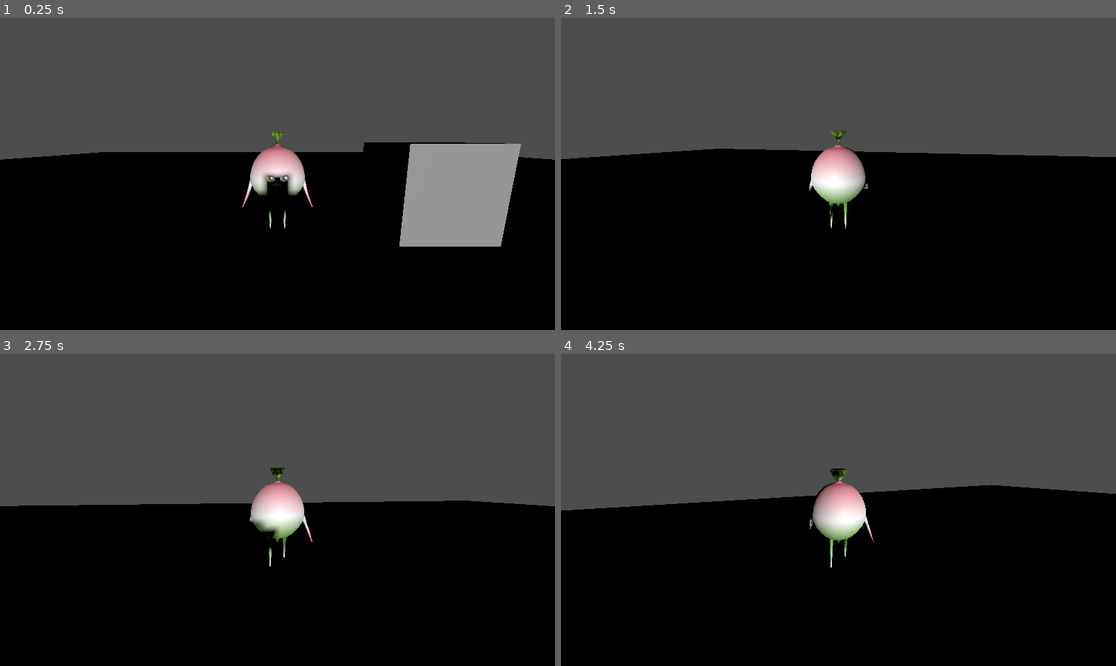
Above: before the commit, frames 1-4 (two rows, left to right).
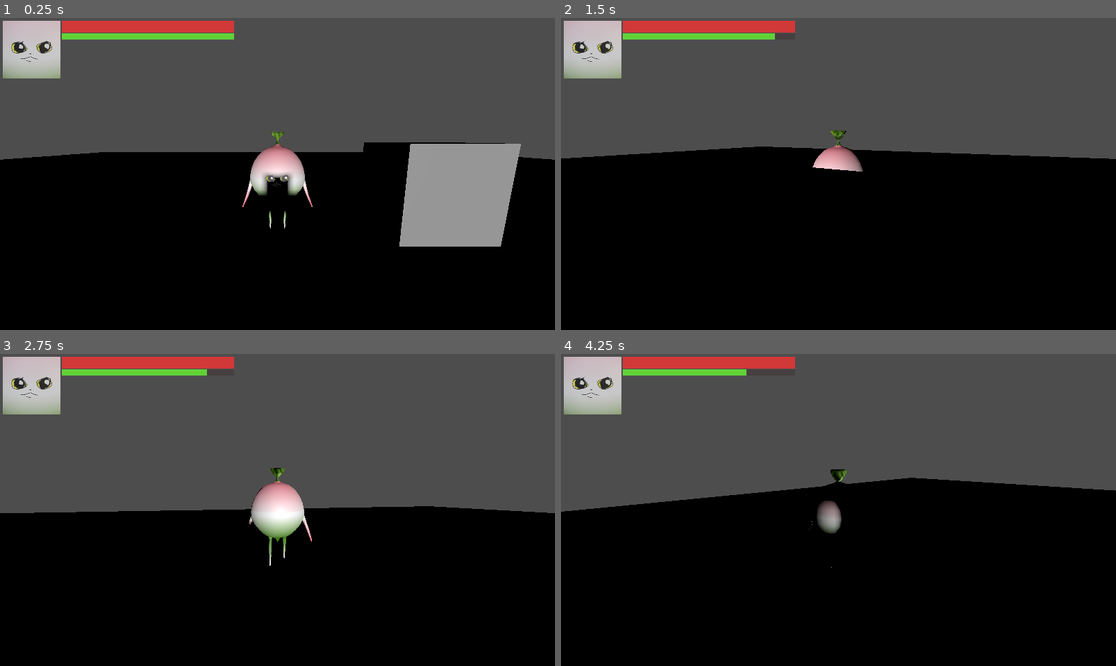
Above: after the commit, the same moments.

Repository: RushMaverick/ggj23
Game: Godot game, scene res://scenes/ground.tscn
Two runs of this game, one before a commit and one after it. Both use one fixed random seed, a clock stepped at 60 frames per second and the inputs below.
Inputs (mouse positions are in pixels of both pictures, inside the frame that each line leads up to):
- Up to frame 1 (0.25 s): no input
- Up to frame 2 (1.5 s): tap Enter at 0.5 s; move the mouse to (866, 174) at 0.52 s; hold W (forward) from 0.53 s (still down); click (866, 174) at 0.6 s; move the mouse to (810, 174) at 1.27 s; click (810, 174) at 1.35 s
- Up to frame 3 (2.75 s): keep holding W (forward); move the mouse to (288, 503) at 2.02 s; click (288, 503) at 2.1 s
- Up to frame 4 (4.25 s): keep holding W (forward); move the mouse to (832, 516) at 2.77 s; click (832, 516) at 2.85 s; move the mouse to (877, 513) at 3.52 s; click (877, 513) at 3.6 s

The runs differ from the first frame. In frame 1, 3.7% of the frame differs, in the area x 0-43%, y 0-20%; in frame 2, 5.0%; in frame 3, 5.7%; in frame 4, 6.5%, in the area x 0-100%, y 0-69%.

Commit message:
Added UI, beetle corpses, and other stuff

Diff:
--- a/project.godot
+++ b/project.godot
@@ -14,6 +14,13 @@
 run/main_scene="res://scenes/Ground.tscn"
 config/features=PackedStringArray("4.0", "Forward Plus")
 config/icon="res://icon.svg"
+
+[display]
+
+window/size/viewport_width=1920
+window/size/viewport_height=1080
+window/size/mode=3
+window/size/resizable=false
 
 [input]
 
--- a/scenes/Enemy.tscn
+++ b/scenes/Enemy.tscn
@@ -148,6 +148,21 @@
 "values": [4, 0, 4]
 }
 
+[sub_resource type="Animation" id="Animation_xqs31"]
+length = 0.001
+tracks/0/type = "value"
+tracks/0/imported = false
+tracks/0/enabled = true
+tracks/0/path = NodePath("Hurtbox:process_mode")
+tracks/0/interp = 1
+tracks/0/loop_wrap = true
+tracks/0/keys = {
+"times": PackedFloat32Array(0),
+"transitions": PackedFloat32Array(1),
+"update": 1,
+"values": [4]
+}
+
 [sub_resource type="Animation" id="Animation_0iyd7"]
 resource_name = "Walk"
 length = 0.708333
@@ -222,21 +237,6 @@
 tracks/9/loop_wrap = true
 tracks/9/keys = PackedFloat32Array(0, 1, -1.30767e-08, 1.43202e-14, 0.0866028, 0.996243)
 
-[sub_resource type="Animation" id="Animation_xqs31"]
-length = 0.001
-tracks/0/type = "value"
-tracks/0/imported = false
-tracks/0/enabled = true
-tracks/0/path = NodePath("Hurtbox:process_mode")
-tracks/0/interp = 1
-tracks/0/loop_wrap = true
-tracks/0/keys = {
-"times": PackedFloat32Array(0),
-"transitions": PackedFloat32Array(1),
-"update": 1,
-"values": [4]
-}
-
 [sub_resource type="AnimationLibrary" id="AnimationLibrary_bkyti"]
 _data = {
 "Bite": SubResource("Animation_q527i"),
--- /dev/null
+++ b/scenes/EnemyCorpse.tscn
@@ -0,0 +1,118 @@
+[gd_scene load_steps=11 format=3 uid="uid://ddhxbj0cll1bk"]
+
+[ext_resource type="PackedScene" uid="uid://kfsdychbk5a8" path="res://assets/beetle_corpse/beetle_corpse_head.glb" id="1_s2q6f"]
+[ext_resource type="PackedScene" uid="uid://bhrr35dhbgis5" path="res://assets/beetle_corpse/beetle_corpse_upper_body.glb" id="2_02fq2"]
+[ext_resource type="PackedScene" uid="uid://csstocedddimr" path="res://assets/beetle_corpse/beetle_corpse_lower_body.glb" id="3_g1pw3"]
+[ext_resource type="PackedScene" uid="uid://cdfsqco0k0xge" path="res://assets/beetle_corpse/beetle_corpse_leg_right.glb" id="4_c3t0t"]
+[ext_resource type="PackedScene" uid="uid://bnlmjj7ao3eju" path="res://assets/beetle_corpse/beetle_corpse_leg_left.glb" id="5_itjur"]
+
+[sub_resource type="PhysicsMaterial" id="PhysicsMaterial_btt48"]
+rough = true
+bounce = 0.2
+
+[sub_resource type="CylinderShape3D" id="CylinderShape3D_6nti8"]
+height = 0.479418
+radius = 0.155874
+
+[sub_resource type="CylinderShape3D" id="CylinderShape3D_uxp6f"]
+height = 0.260631
+radius = 0.21527
+
+[sub_resource type="CylinderShape3D" id="CylinderShape3D_ojo2p"]
+height = 0.536675
+radius = 0.21527
+
+[sub_resource type="CylinderShape3D" id="CylinderShape3D_hgad7"]
+height = 0.257645
+radius = 0.0932792
+
+[node name="EnemyCorpse" type="Node3D"]
+
+[node name="s" parent="." instance=ExtResource("1_s2q6f")]
+transform = Transform3D(-1, 0, -8.74228e-08, 0, 1, 0, 8.74228e-08, 0, -1, -0.0160197, 0, 0.0108759)
+collision_layer = 2
+physics_material_override = SubResource("PhysicsMaterial_btt48")
+
+[node name="CollisionShape3D" type="CollisionShape3D" parent="s"]
+transform = Transform3D(1, 0, 0, 0, -4.37114e-08, -1, 0, 1, -4.37114e-08, 0, 0.207573, 0.618741)
+shape = SubResource("CylinderShape3D_6nti8")
+
+[node name="beetle_corpse_upper_body" parent="." instance=ExtResource("2_02fq2")]
+transform = Transform3D(-1, 0, -8.74228e-08, 0, 1, 0, 8.74228e-08, 0, -1, -0.0160197, 0, 0.0108759)
+collision_layer = 2
+physics_material_override = SubResource("PhysicsMaterial_btt48")
+can_sleep = false
+
+[node name="CollisionShape3D" type="CollisionShape3D" parent="beetle_corpse_upper_body"]
+transform = Transform3D(1, 0, 0, 0, -4.37114e-08, -1, 0, 1, -4.37114e-08, 0, 0.200732, 0.236485)
+shape = SubResource("CylinderShape3D_uxp6f")
+
+[node name="beetle_corpse_lower_body" parent="." instance=ExtResource("3_g1pw3")]
+transform = Transform3D(-1, 0, -8.74228e-08, 0, 1, 0, 8.74228e-08, 0, -1, -0.0160197, 0, 0.0108759)
+collision_layer = 2
+physics_material_override = SubResource("PhysicsMaterial_btt48")
+can_sleep = false
+
+[node name="CollisionShape3D" type="CollisionShape3D" parent="beetle_corpse_lower_body"]
+transform = Transform3D(1, 0, 0, 0, -4.37114e-08, -1, 0, 1, -4.37114e-08, 0, 0.200732, -0.184447)
+shape = SubResource("CylinderShape3D_ojo2p")
+
+[node name="beetle_corpse_leg_left" parent="." instance=ExtResource("5_itjur")]
+transform = Transform3D(-1, 0, -8.74228e-08, 0, 1, 0, 8.74228e-08, 0, -1, -0.0160197, 0, 0.0108759)
+collision_layer = 2
+physics_material_override = SubResource("PhysicsMaterial_btt48")
+can_sleep = false
+
+[node name="CollisionShape3D" type="CollisionShape3D" parent="beetle_corpse_leg_left"]
+transform = Transform3D(1, 0, 0, 0, 1, 0, 0, 0, 1, 0.355059, 0.0111331, 0.269157)
+shape = SubResource("CylinderShape3D_hgad7")
+
+[node name="beetle_corpse_leg_left2" parent="." instance=ExtResource("5_itjur")]
+transform = Transform3D(-1, 0, -8.74228e-08, 0, 1, 0, 8.74228e-08, 0, -1, 0.00826657, 0, 0.288749)
+collision_layer = 2
+physics_material_override = SubResource("PhysicsMaterial_btt48")
+can_sleep = false
+
+[node name="CollisionShape3D" type="CollisionShape3D" parent="beetle_corpse_leg_left2"]
+transform = Transform3D(1, 0, 0, 0, 1, 0, 0, 0, 1, 0.355059, 0.0111331, 0.269157)
+shape = SubResource("CylinderShape3D_hgad7")
+
+[node name="beetle_corpse_leg_left3" parent="." instance=ExtResource("5_itjur")]
+transform = Transform3D(-1, 0, -8.74228e-08, 0, 1, 0, 8.74228e-08, 0, -1, 0.0317935, 0, 0.557933)
+collision_layer = 2
+physics_material_override = SubResource("PhysicsMaterial_btt48")
+can_sleep = false
+
+[node name="CollisionShape3D" type="CollisionShape3D" parent="beetle_corpse_leg_left3"]
+transform = Transform3D(1, 0, 0, 0, 1, 0, 0, 0, 1, 0.355059, 0.0111331, 0.269157)
+shape = SubResource("CylinderShape3D_hgad7")
+
+[node name="beetle_corpse_leg_right" parent="." instance=ExtResource("4_c3t0t")]
+transform = Transform3D(-1, 0, -8.74228e-08, 0, 1, 0, 8.74228e-08, 0, -1, -0.0160197, 0, 0.0108759)
+collision_layer = 2
+physics_material_override = SubResource("PhysicsMaterial_btt48")
+can_sleep = false
+
+[node name="CollisionShape3D" type="CollisionShape3D" parent="beetle_corpse_leg_right"]
+transform = Transform3D(1, 0, 0, 0, 1, 0, 0, 0, 1, -0.344521, 0.0111331, 0.269157)
+shape = SubResource("CylinderShape3D_hgad7")
+
+[node name="beetle_corpse_leg_right2" parent="." instance=ExtResource("4_c3t0t")]
+transform = Transform3D(-1, 0, -8.74228e-08, 0, 1, 0, 8.74228e-08, 0, -1, 0.00823088, 0, 0.28834)
+collision_layer = 2
+physics_material_override = SubResource("PhysicsMaterial_btt48")
+can_sleep = false
+
+[node name="CollisionShape3D" type="CollisionShape3D" parent="beetle_corpse_leg_right2"]
+transform = Transform3D(1, 0, 0, 0, 1, 0, 0, 0, 1, -0.344521, 0.0111331, 0.269157)
+shape = SubResource("CylinderShape3D_hgad7")
+
+[node name="beetle_corpse_leg_right3" parent="." instance=ExtResource("4_c3t0t")]
+transform = Transform3D(-1, 0, -8.74228e-08, 0, 1, 0, 8.74228e-08, 0, -1, 0.0318074, 0, 0.558093)
+collision_layer = 2
+physics_material_override = SubResource("PhysicsMaterial_btt48")
+can_sleep = false
+
+[node name="CollisionShape3D" type="CollisionShape3D" parent="beetle_corpse_leg_right3"]
+transform = Transform3D(1, 0, 0, 0, 1, 0, 0, 0, 1, -0.344521, 0.0111331, 0.269157)
+shape = SubResource("CylinderShape3D_hgad7")
--- a/scenes/HUD.tscn
+++ b/scenes/HUD.tscn
@@ -1,6 +1,7 @@
-[gd_scene load_steps=6 format=3 uid="uid://c4m2cl0eidren"]
+[gd_scene load_steps=7 format=3 uid="uid://c4m2cl0eidren"]
 
 [ext_resource type="Texture2D" uid="uid://c0q7hnuhe22ly" path="res://assets/hud_face.png" id="1_7epr2"]
+[ext_resource type="Script" path="res://scripts/HUD.gd" id="1_ey83a"]
 
 [sub_resource type="Theme" id="Theme_gw63o"]
 
@@ -13,27 +14,30 @@
 [sub_resource type="StyleBoxFlat" id="StyleBoxFlat_b4l8k"]
 bg_color = Color(0.380392, 0.819608, 0.219608, 1)
 
-[node name="HUD" type="Control"]
+[node name="HUD" type="Control" node_paths=PackedStringArray("health_bar", "stamina_bar")]
 layout_mode = 3
 anchors_preset = 15
 anchor_right = 1.0
 anchor_bottom = 1.0
 grow_horizontal = 2
 grow_vertical = 2
+script = ExtResource("1_ey83a")
+health_bar = NodePath("PlayerStatus/HBoxContainer/VBoxContainer/HealthBar")
+stamina_bar = NodePath("PlayerStatus/HBoxContainer/VBoxContainer/StaminaBar")
 
 [node name="PlayerStatus" type="Control" parent="."]
 clip_contents = true
 anchors_preset = 0
 offset_left = 10.0
 offset_top = 10.0
-offset_right = 510.0
-offset_bottom = 110.0
+offset_right = 810.0
+offset_bottom = 210.0
 
 [node name="HBoxContainer" type="HBoxContainer" parent="PlayerStatus"]
 clip_contents = true
 layout_mode = 0
-offset_right = 500.0
-offset_bottom = 100.0
+offset_right = 800.0
+offset_bottom = 200.0
 
 [node name="Portrait" type="TextureRect" parent="PlayerStatus/HBoxContainer"]
 custom_minimum_size = Vector2(20, 20)
@@ -42,23 +46,23 @@
 expand_mode = 3
 
 [node name="VBoxContainer" type="VBoxContainer" parent="PlayerStatus/HBoxContainer"]
-custom_minimum_size = Vector2(300, 100)
+custom_minimum_size = Vector2(600, 100)
 layout_mode = 2
 
 [node name="HealthBar" type="ProgressBar" parent="PlayerStatus/HBoxContainer/VBoxContainer"]
-custom_minimum_size = Vector2(0, 15)
+custom_minimum_size = Vector2(0, 40)
 layout_mode = 2
 theme = SubResource("Theme_gw63o")
 theme_override_styles/background = SubResource("StyleBoxFlat_1fulu")
 theme_override_styles/fill = SubResource("StyleBoxFlat_0rgs7")
-value = 75.0
+value = 100.0
 show_percentage = false
 
 [node name="StaminaBar" type="ProgressBar" parent="PlayerStatus/HBoxContainer/VBoxContainer"]
-custom_minimum_size = Vector2(0, 15)
+custom_minimum_size = Vector2(0, 20)
 layout_mode = 2
 theme = SubResource("Theme_gw63o")
 theme_override_styles/background = SubResource("StyleBoxFlat_1fulu")
 theme_override_styles/fill = SubResource("StyleBoxFlat_b4l8k")
-value = 60.0
+value = 100.0
 show_percentage = false
--- a/scenes/Player.tscn
+++ b/scenes/Player.tscn
@@ -1,7 +1,8 @@
-[gd_scene load_steps=5 format=3 uid="uid://b6yf33nqp0moq"]
+[gd_scene load_steps=6 format=3 uid="uid://b6yf33nqp0moq"]
 
 [ext_resource type="PackedScene" uid="uid://67hebc3snerl" path="res://assets/turnip/turnip.glb" id="1_t55ud"]
 [ext_resource type="Script" path="res://scripts/Player.gd" id="2_jilhi"]
+[ext_resource type="PackedScene" uid="uid://c4m2cl0eidren" path="res://scenes/HUD.tscn" id="3_x7etn"]
 
 [sub_resource type="BoxShape3D" id="BoxShape3D_hhea5"]
 size = Vector3(0.846341, 0.609593, 0.799016)
@@ -10,6 +11,8 @@
 
 [node name="Player" groups=["player"] instance=ExtResource("1_t55ud")]
 script = ExtResource("2_jilhi")
+
+[node name="HUD" parent="." index="0" instance=ExtResource("3_x7etn")]
 
 [node name="Skeleton3D" parent="Turnip" index="0"]
 bones/0/position = Vector3(0, 0.358893, 0)
@@ -33,9 +36,11 @@
 transform = Transform3D(1, 0, 0, 0, 1, 0, 0, 0, 1, 0, 0.393243, 0.474976)
 shape = SubResource("BoxShape3D_hhea5")
 
-[node name="CollisionShape3D" type="CollisionShape3D" parent="." index="2"]
+[node name="CollisionShape3D" type="CollisionShape3D" parent="." index="3"]
 transform = Transform3D(0.6, 0, 0, 0, 0.6, 0, 0, 0, 0.6, 0, 0.58224, 0)
 shape = SubResource("CapsuleShape3D_qptrh")
 
+[connection signal="health_changed" from="." to="HUD" method="_on_player_health_changed"]
+[connection signal="stamina_changed" from="." to="HUD" method="_on_player_stamina_changed"]
 [connection signal="body_entered" from="Turnip/Hurtbox" to="." method="_on_hurtbox_body_entered" flags=18]
 [connection signal="body_exited" from="Turnip/Hurtbox" to="." method="_on_hurtbox_body_exited"]
--- a/scripts/Enemy.gd
+++ b/scripts/Enemy.gd
@@ -5,6 +5,8 @@
 @export var damage = 10
 @export var bite_distance = 100
 @export var bite_cooldown_ms = 2000
+
+var corpse_scene = preload("res://scenes/EnemyCorpse.tscn")
 
 var prev_bite_time = 0
 var target = null
@@ -25,6 +27,10 @@
 func take_damage(amount):
 	health -= amount
 	if health <= 0:
+		var corpse = corpse_scene.instantiate()
+		corpse.global_position = global_position
+		corpse.rotation = rotation
+		get_parent().add_child(corpse)
 		queue_free()
 
 func _on_hurtbox_body_entered(body):
--- /dev/null
+++ b/scripts/HUD.gd
@@ -0,0 +1,10 @@
+extends Control
+
+@export var health_bar: Control
+@export var stamina_bar: Control
+
+func _on_player_health_changed(new_health):
+	health_bar.value = new_health
+
+func _on_player_stamina_changed(new_stamina):
+	stamina_bar.value = new_stamina
--- a/scripts/Player.gd
+++ b/scripts/Player.gd
@@ -1,16 +1,31 @@
 extends CharacterBody3D
 
+signal health_changed(new_health)
+signal stamina_changed(new_stamina)
+
+@export var max_health = 100
+@export var max_stamina = 100
+@export var stamina_recovery_rate = 5
 @export var movement_speed = 150
-@export var health = 100
-@export var stamina = 100
-@export var damage = 20
+@export var damage = 15
+@export var hit_stamina_deduction = 10
+@export var hit_cooldown_ms = 400
+
+var health = max_health
+var stamina = max_stamina
 
 var enemies_in_hurtbox = []
-
+var prev_hit_time = 0
 var yaw
 
 func _ready():
+	yaw = rotation.y
 	$AnimationPlayer.play("Idle")
+
+func _process(delta):
+	stamina += stamina_recovery_rate * delta
+	clamp(stamina, 0, max_stamina)
+	emit_signal("stamina_changed", stamina)
 
 func _physics_process(delta):
 	var direction = Vector3.ZERO
@@ -37,12 +52,20 @@
 		$AnimationPlayer.play("Idle")
 
 func attack():
-	$AnimationPlayer.play("Attack")
-	for enemy in enemies_in_hurtbox:
-		enemy.take_damage(damage)
+	if Time.get_ticks_msec() - prev_hit_time > hit_cooldown_ms \
+		and stamina >= hit_stamina_deduction:
+		prev_hit_time = Time.get_ticks_msec()
+		stamina -= hit_stamina_deduction
+		clamp(stamina, 0, max_stamina)
+		emit_signal("stamina_changed", stamina)
+		$AnimationPlayer.play("Attack")
+		for enemy in enemies_in_hurtbox:
+			enemy.take_damage(damage)
 
 func take_damage(amount):
 	health -= amount
+	clamp(health, 0, max_health)
+	emit_signal("health_changed", health)
 	if health <= 0:
 		queue_free()
 
Binary file added: assets/beetle_corpse/beetle_corpse_head.glb
Not shown, added: assets/beetle_corpse/beetle_corpse_head.glb.import
Binary file added: assets/beetle_corpse/beetle_corpse_head_4.png
Not shown, added: assets/beetle_corpse/beetle_corpse_head_4.png.import
Binary file added: assets/beetle_corpse/beetle_corpse_leg_left.glb
Not shown, added: assets/beetle_corpse/beetle_corpse_leg_left.glb.import
Binary file added: assets/beetle_corpse/beetle_corpse_leg_left_4.png
Not shown, added: assets/beetle_corpse/beetle_corpse_leg_left_4.png.import
Binary file added: assets/beetle_corpse/beetle_corpse_leg_right.glb
Not shown, added: assets/beetle_corpse/beetle_corpse_leg_right.glb.import
Binary file added: assets/beetle_corpse/beetle_corpse_leg_right_4.png
Not shown, added: assets/beetle_corpse/beetle_corpse_leg_right_4.png.import
(and 10 more such lines)
